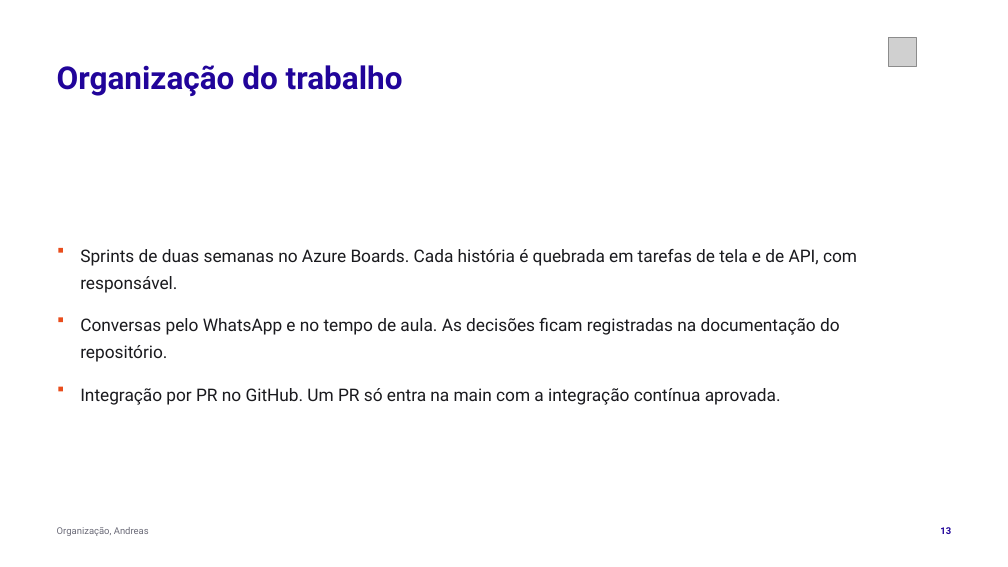
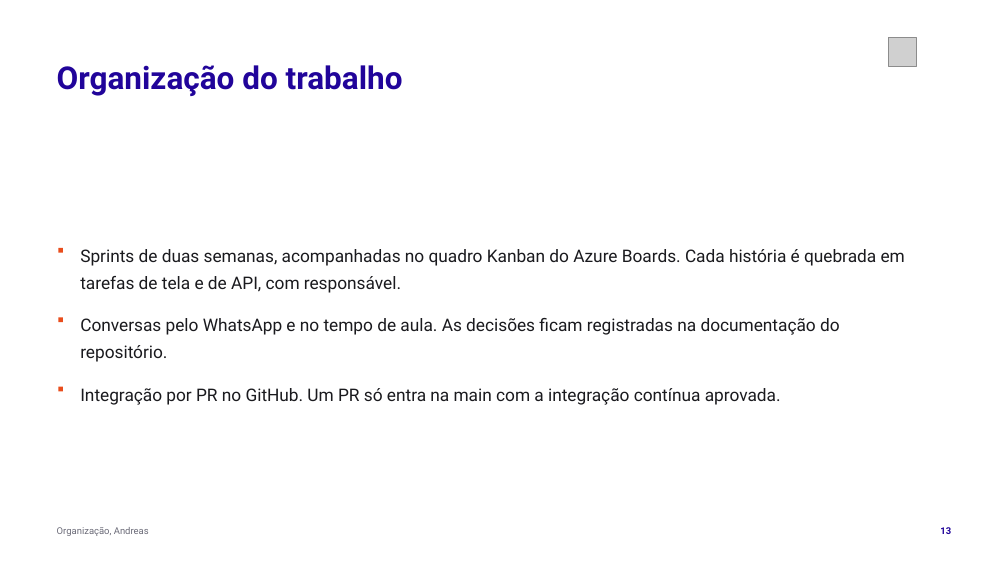
Before and after one commit to tcpassos/invite-app, a slide deck: slide 13 of trabalhos/T3-Apresentacao-Intermediaria.pptx. Drawn at 1008x567 pixels with LibreOffice and Linux fonts; fonts in the diff are those of the drawing; grey boxes stand for pictures. Boxes give left, top, right and bottom in pixels: in the first picture for what was removed or moved away, otherwise in the second. Text is boxed around its words. In the diff, an @@ line names an element or a change of style, - is before the commit and + after.

```diff
--- a/trabalhos/T3-Apresentacao-Intermediaria.pptx
+++ b/trabalhos/T3-Apresentacao-Intermediaria.pptx
@@ text at box(80, 249, 905, 293): text changed @@
-Sprints de duas semanas no Azure Boards. Cada história é quebrada em tarefas de tela e de API, com responsável.
+Sprints de duas semanas, acompanhadas no quadro Kanban do Azure Boards. Cada história é quebrada em tarefas de tela e de API, com responsável.
```
Also in this commit, not shown: 5 other slides changed, 1 slide added, 3 other files.
